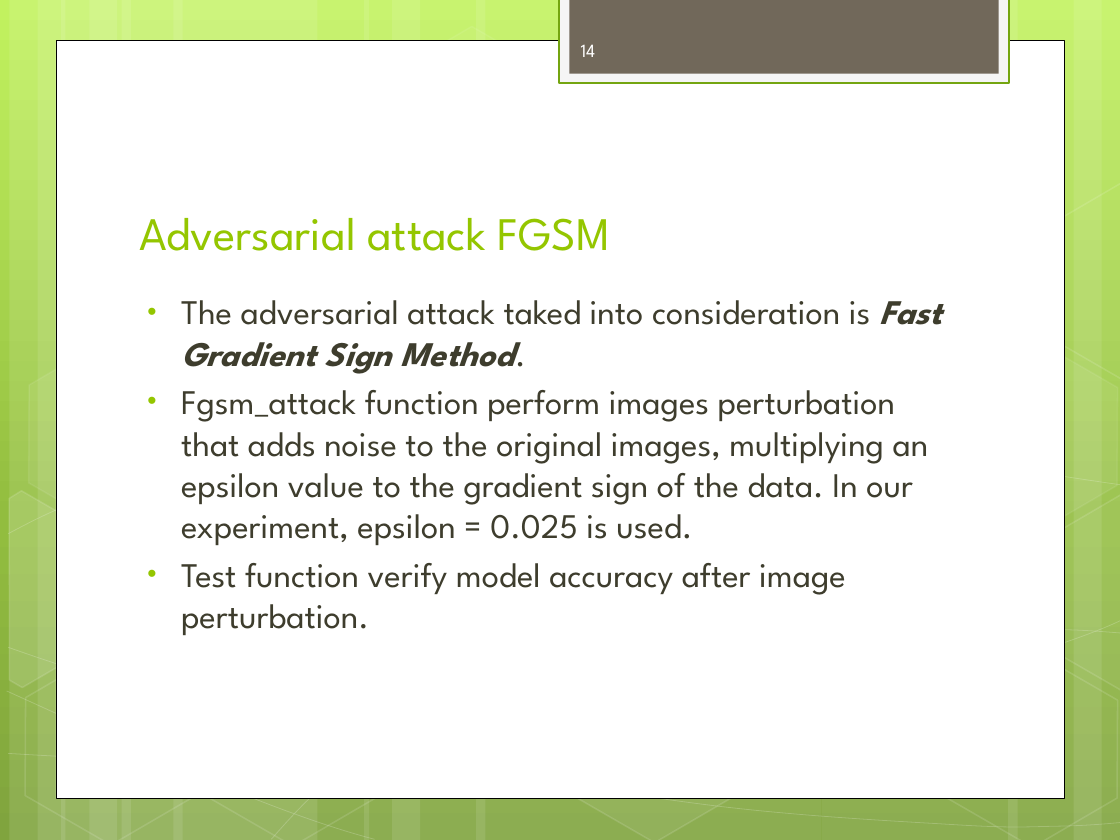
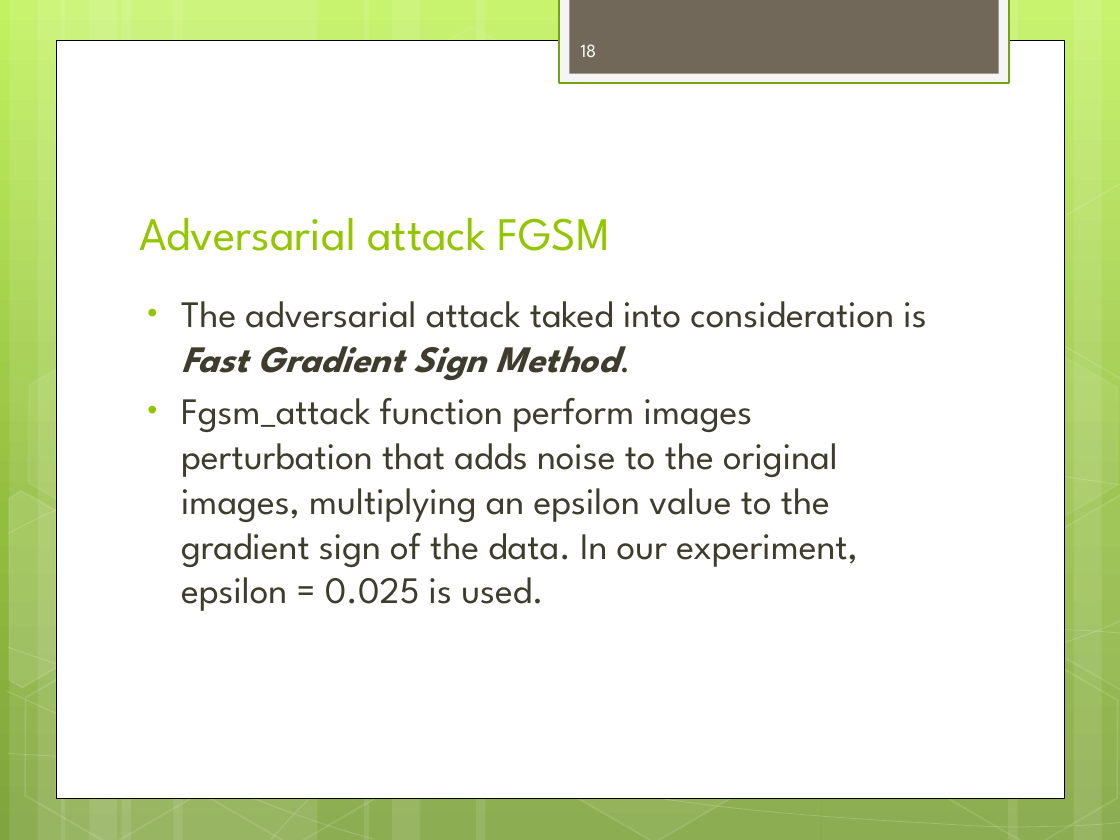
Before and after one commit to RaiMar96/AdversarialAttacksAndInterpretability-covid-chestxray-, a slide deck: slide 18 of docs/ProjectOverview.pptx (slide 14 before the commit). Drawn at 1120x840 pixels with LibreOffice and Linux fonts; fonts in the diff are those of the drawing. Boxes give left, top, right and bottom in pixels: in the first picture for what was removed or moved away, otherwise in the second. Text is boxed around its words. In the diff, an @@ line names an element or a change of style, - is before the commit and + after.

```diff
--- a/docs/ProjectOverview.pptx
+++ b/docs/ProjectOverview.pptx
@@ page number at box(581, 44, 597, 57): text changed @@
-14
+18
@@ text "The adversarial attack taked into ..." at box(181, 301, 926, 611): size 22.2 to 24 pt @@
@@ text at box(181, 563, 846, 635): paragraph removed @@
-• Test function verify model accuracy after image perturbation.
```
Also in this commit, not shown: 5 other slides changed, 9 slides added, 3 slides removed, 2 other files.
